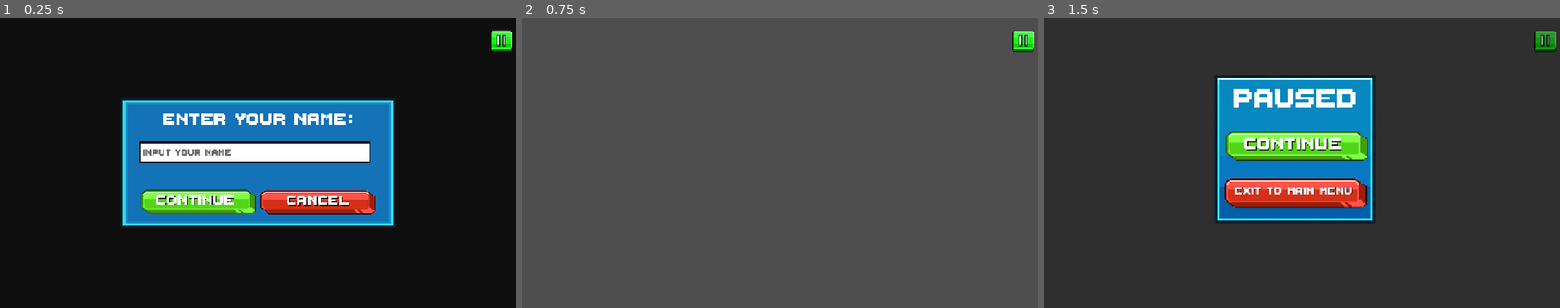
Above: before the commit, frames 1-3 (left to right).
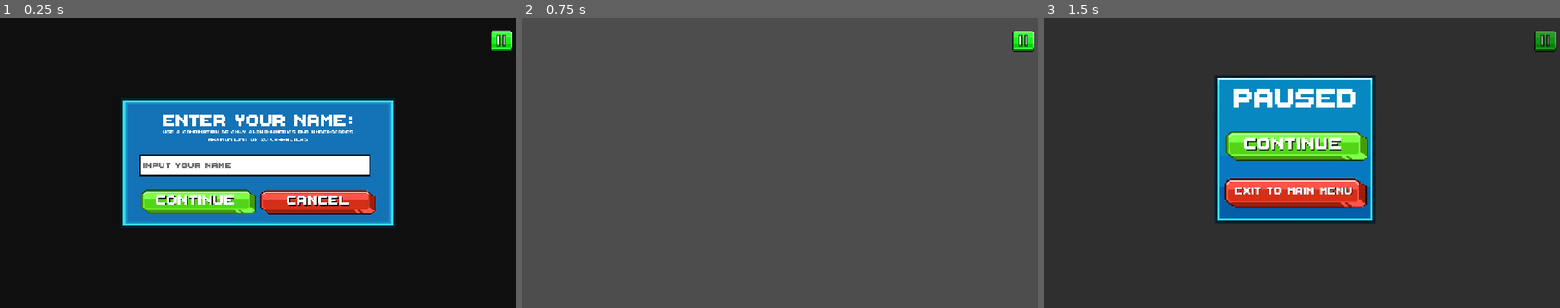
Above: after the commit, the same moments.

Repository: vinnyy-ph/gvd-project-overclocked
Game: Godot game, scene res://ui/prompts/NamePrompt.tscn
Two runs of this game, one before a commit and one after it. Both use one fixed random seed, a clock stepped at 60 frames per second and the inputs below. This scene is started directly instead of the project's main scene. Sound files missing from this copy of the repository are replaced by a short silence.
Inputs (mouse positions are in pixels of both pictures, inside the frame that each line leads up to):
- Up to frame 1 (0.25 s): no input
- Up to frame 2 (0.75 s): click (718, 203) at 0.5 s
- Up to frame 3 (1.5 s): click (1544, 41) at 1.25 s

The runs differ from the first frame. In frame 1, 5.4% of the frame differs, in the area x 27-72%, y 32-55%; in frame 2, nothing differs; in frame 3, nothing differs.

Commit message:
Add mobile keyboard slide to NamePrompt
Adjust NamePrompt layout offsets and update name.png asset. Add logic in name_prompt.gd to slide the prompt up/down on mobile when the text field gains/loses focus: store the original Y position, create/kill a Tween, and animate position changes with easing. Also wire focus_entered/focus_exited signals and keep existing UI setup (background preset, button handlers) intact.

Diff:
--- a/ui/prompts/NamePrompt.tscn
+++ b/ui/prompts/NamePrompt.tscn
@@ -59,9 +59,9 @@
 [node name="TextureRect2" type="TextureRect" parent="." unique_id=705677075]
 layout_mode = 0
 offset_left = 345.0
-offset_top = 307.0
+offset_top = 339.0
 offset_right = 919.0
-offset_bottom = 360.97525
+offset_bottom = 392.97525
 texture = ExtResource("5_twvva")
 expand_mode = 1
 
@@ -73,9 +73,9 @@
 anchor_right = 0.712
 anchor_bottom = 0.49300003
 offset_left = 0.27996826
-offset_top = 0.07998657
+offset_top = 32.079987
 offset_right = 0.64001465
-offset_bottom = 0.039978027
+offset_bottom = 32.039978
 grow_horizontal = 2
 grow_vertical = 2
 theme_override_colors/font_color = Color(0, 0, 0, 1)
--- a/ui/prompts/name_prompt.gd
+++ b/ui/prompts/name_prompt.gd
@@ -7,10 +7,18 @@
 @onready var yes_button: TextureButton = $TextureRect/Yes
 @onready var no_button: TextureButton = $TextureRect/No
 
+var original_y: float = 0.0
+var _slide_tween: Tween
+
 func _ready() -> void:
 	yes_button.pressed.connect(_on_yes_pressed)
 	no_button.pressed.connect(_on_no_pressed)
 	line_edit.text_submitted.connect(_on_text_submitted)
+
+	line_edit.focus_entered.connect(_on_keyboard_opened)
+	line_edit.focus_exited.connect(_on_keyboard_closed)
+
+	original_y = position.y
 
 	# Ensure the background covers everything
 	$DimBackground.set_anchors_and_offsets_preset(Control.PRESET_FULL_RECT)
@@ -31,3 +39,16 @@
 
 func _on_text_submitted(_new_text: String) -> void:
 	_on_yes_pressed()
+
+# ── Mobile Keyboard Slide ─────────────────────────────────────────────────────
+func _on_keyboard_opened() -> void:
+	if not OS.has_feature("mobile"): return
+	if _slide_tween: _slide_tween.kill()
+	_slide_tween = create_tween()
+	_slide_tween.tween_property(self, "position:y", original_y - 250, 0.3).set_trans(Tween.TRANS_SINE).set_ease(Tween.EASE_OUT)
+
+func _on_keyboard_closed() -> void:
+	if not OS.has_feature("mobile"): return
+	if _slide_tween: _slide_tween.kill()
+	_slide_tween = create_tween()
+	_slide_tween.tween_property(self, "position:y", original_y, 0.3).set_trans(Tween.TRANS_SINE).set_ease(Tween.EASE_IN)
Binary file changed: assets/images/ui/name/name.png
